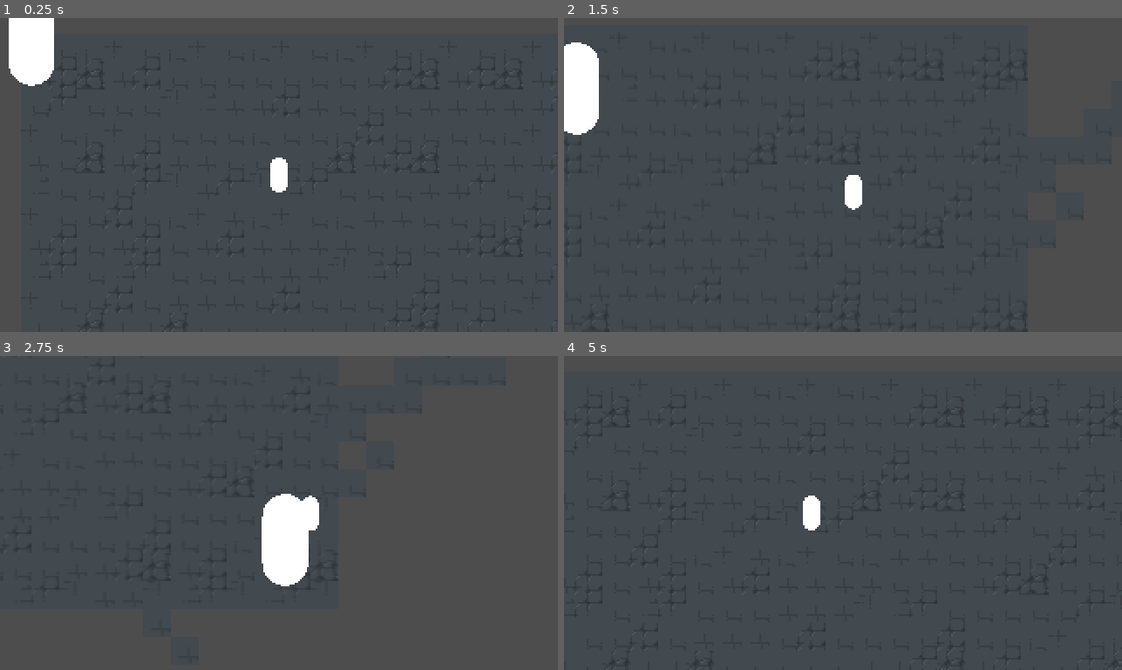
Above: before the commit, frames 1-4 (two rows, left to right).
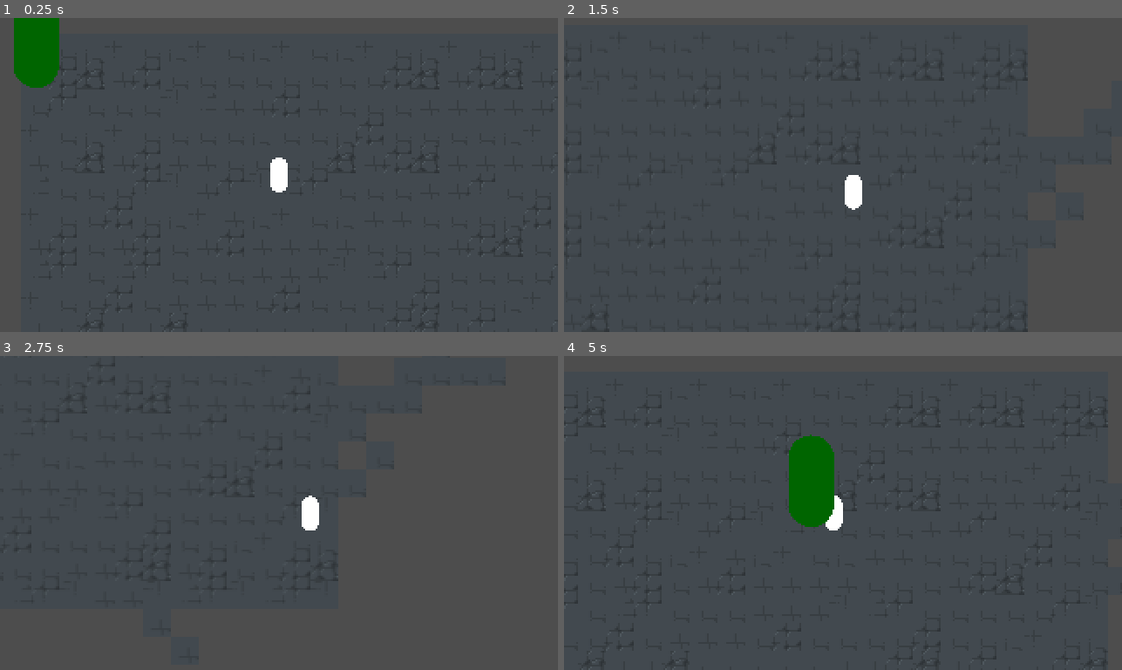
Above: after the commit, the same moments.

Repository: Spookyinator/TroglodyteCSGame
Game: Godot game, scene res://World/level.tscn
The game is run twice, just before and just after one commit, with the same random seed, the same clock (stepped at 60 frames per second) and the same inputs. The project has no main scene, so this scene is started directly.
Inputs:
- Up to frame 1 (0.25 s): no input
- Up to frame 2 (1.5 s): hold D (Right) 0.53-1.28 s; tap Shift (slide) at 0.6, 1.35 s; hold S (Down) from 1.28 s (still down)
- Up to frame 3 (2.75 s): release S (Down) at 2.03 s; hold D (Right) from 2.03 s (still down); tap Shift (slide) at 2.1 s
- Up to frame 4 (5 s): release D (Right) at 2.78 s; hold W (Up) 2.78-3.53 s; tap Shift (slide) at 2.85, 3.6, 4.35 s; hold A (Left) from 3.53 s (still down)

The runs differ from the first frame. In frame 1, 1.9% of the frame differs, in the area x 1-11%, y 0-23%; in frame 2, 1.7%; in frame 3, 2.1%; in frame 4, 2.6%, in the area x 0-100%, y 16-99%.

Commit message:
made enemy follow you properly around instead of just careening into one direction
title

Diff:
--- a/CSPGame/Enemies/enemyTest.gd
+++ b/CSPGame/Enemies/enemyTest.gd
@@ -1,18 +1,27 @@
 extends CharacterBody2D
 
 
-const SPEED = 25.0
+const SPEED = 40.0
+const ATKRANGE = 50.0
 var player = null
+var canMove = true
 func _ready():
 	player = get_node("/root/Level/Player")
-func _physics_process(delta):
-	# Get the input direction and handle the movement/deceleration.
-	# As good practice, you should replace UI actions with custom gameplay actions.
-	if player:
-		var targetPos = player.position
-		var distance = self.global_position.distance_to(player.global_position)
-		var movement_vector = position.move_toward(targetPos, SPEED)
-		velocity = movement_vector
-		move_and_slide()
-		if distance<50:
-			velocity = Vector2(0,0)
+func target(targetPos):
+	#velocity = Vector2.ZERO
+	velocity = position.direction_to(player.position) * SPEED
+	#var distance = position.distance_to(player.global_position)
+	#print("Velocity: "+str(movement_vector))
+	#print("dist from player:"+str(distance))
+	move_and_slide()
+func stop():
+	velocity = Vector2.ZERO
+	move_and_slide()
+
+func _physics_process(_delta):
+	var distance = position.distance_to(player.global_position)
+	if distance<ATKRANGE:
+		stop()
+	else:
+		distance = position.distance_to(player.global_position)
+		target(player.global_position)
--- a/CSPGame/World/level.tscn
+++ b/CSPGame/World/level.tscn
@@ -200,3 +200,4 @@
 remote_path = NodePath("../../Camera2D")
 
 [node name="Zombie" parent="." instance=ExtResource("3_2q0tg")]
+modulate = Color(0, 0.396078, 0, 1)
